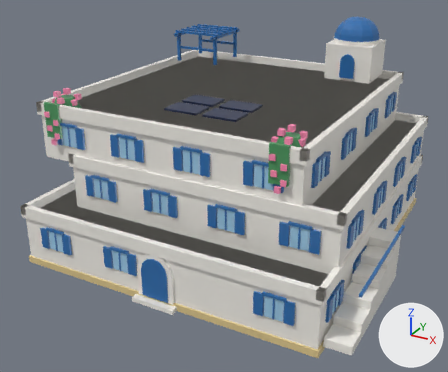
An edit to the glTF model assets/managed-models/buildings/house-2x2-3f-aegean-a-solar/house-2x2-3f-aegean-a-solar.glb, drawn before and after from the same camera.
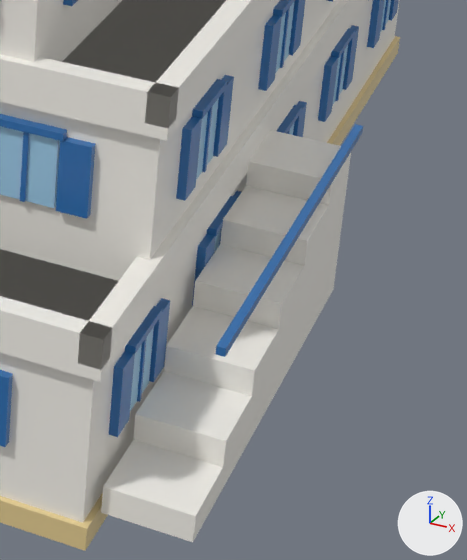
There are two pictures of each version: one whole from a camera (50 mm lens) standing at (1.59, -3.23, 1.91) and looking at (-0.09, -0.18, 0.39), one close up on the part from 65% to 98% of the width and 50% to 97% of the height. The lights are fixed; the arrows at lower right show +X, +Y and +Z. The first two pictures are the older version. Vertices at exactly the same position are counted once.

The first close-up shows 'house-2x2-3f-aegean-a-solar'.
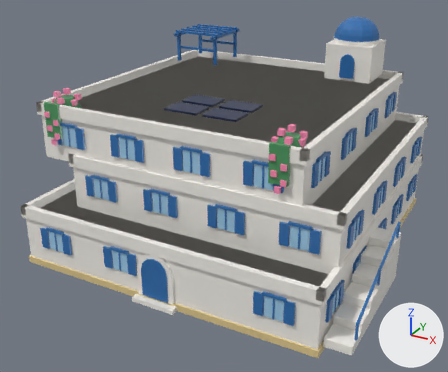
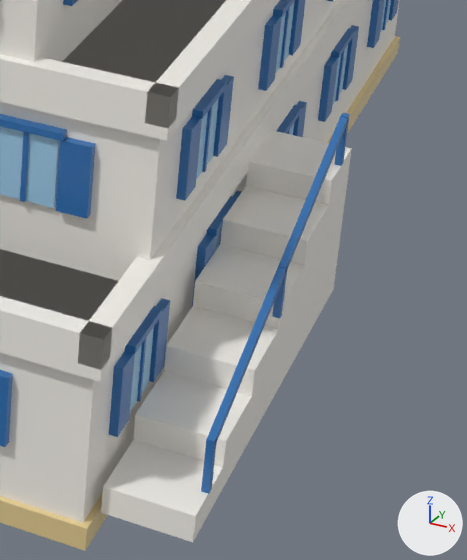
What differs and where, as boxes [x1, y1, x2, y2] in the close-ups (467 x 560 px; the box of a moved part takes in the faces that stretch with it):
part 1 of me_house_2x2_3f_aegean_a_solar, added (blue): after [201, 438, 217, 494]
part 2 of me_house_2x2_3f_aegean_a_solar, added: after [272, 265, 288, 319]
part 3 of me_house_2x2_3f_aegean_a_solar, added: after [335, 113, 350, 166]
part 4 of me_house_2x2_3f_aegean_a_solar, moved or reshaped: before [216, 124, 363, 357]; after [207, 116, 348, 444]

What changed in the scene script:
```text
Change me_house_2x2_3f_aegean_a_solar:
    used by ob_house_2x2_3f_aegean_a_solar; location = (0.0, 0.0, 0.0)
    verts and faces of me_house_2x2_3f_aegean_a_solar; kept vertices keep their numbers, new ones are numbered from 2665
    before: 2157 (0.97, -0.85, 0.32) at pixel (215, 354), 2158 (0.99, -0.85, 0.32) at pixel (225, 356), 2159 (0.99, -0.07, 0.32) at pixel (362, 133), 2160 (0.97, -0.07, 0.32), 2161 (0.97, -0.85, 0.33) at pixel (216, 345)
    before: 2162 (0.99, -0.85, 0.33) at pixel (226, 348), 2163 (0.99, -0.07, 0.33) at pixel (363, 126), 2164 (0.97, -0.07, 0.33) at pixel (355, 124)
    remove me_house_2x2_3f_aegean_a_solar.from_pydata(...)  # 2665 vertices, 4132 faces; spans x -1.0..0.99, y -1.0..1.0, z 0.0..1.31
    add me_house_2x2_3f_aegean_a_solar.from_pydata(...)  # 2689 vertices, 4168 faces; spans x -1.0..0.99, y -1.0..1.0, z 0.0..1.31
    me_house_2x2_3f_aegean_a_solar part 1: a new loose piece, a box spanning x 0.974..0.986, y -0.856..-0.844, z 0.087..0.179, in mat_m_house_2x2_3f_aegean_a_solar
    me_house_2x2_3f_aegean_a_solar part 2: a new loose piece, a box spanning x 0.974..0.986, y -0.531..-0.519, z 0.203..0.295, in mat_m_house_2x2_3f_aegean_a_solar
    me_house_2x2_3f_aegean_a_solar part 3: a new loose piece, a box spanning x 0.974..0.986, y -0.206..-0.194, z 0.32..0.412, in mat_m_house_2x2_3f_aegean_a_solar
    me_house_2x2_3f_aegean_a_solar part 4
    add for i in [2157, 2158, 2161, 2162]: verts[i] += (0.0, 0.0, -0.15)
    add for i in [2159, 2160, 2163, 2164]: verts[i] += (0.0, -0.13, 0.08)
```
